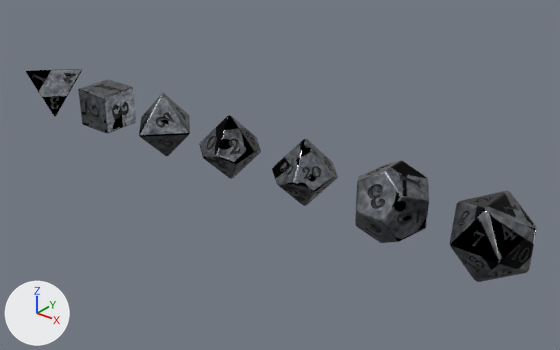
Before and after pictures for a commit that changed the glTF model public/dice/pewter.glb.
Both versions are drawn from a camera (50 mm lens) standing at (26.14, -40.36, 10.75) and looking at (11.24, -21.72, -0.81). Lighting does not change. The marker at lower left points along +X, +Y and +Z. The older version comes first. Vertices at exactly the same position are counted once.

The scene before the commit, as lines of its bpy script (objects in view):
```python
ob_d10 = bpy.data.objects.new('d10', me_pewter_d10_001)
ob_d10.location = (9.6, -22.4, 0.0)
ob_d100 = bpy.data.objects.new('d100', me_pewter_d100_001)
ob_d100.location = (12.8, -22.4, 0.0)
ob_d12 = bpy.data.objects.new('d12', me_pewter_d12_001)
ob_d12.location = (16.0, -22.4, 0.0)
ob_d20 = bpy.data.objects.new('d20', me_pewter_d20_001)
ob_d20.location = (19.2, -22.4, 0.0)
ob_d4 = bpy.data.objects.new('d4', me_pewter_d4_001)
ob_d4.location = (0.0, -22.4, 0.0)
ob_d6 = bpy.data.objects.new('d6', me_pewter_d6_001)
ob_d6.location = (3.2, -22.4, 0.0)
ob_d8 = bpy.data.objects.new('d8', me_pewter_d8_001)
ob_d8.location = (6.4, -22.4, 0.0)
```
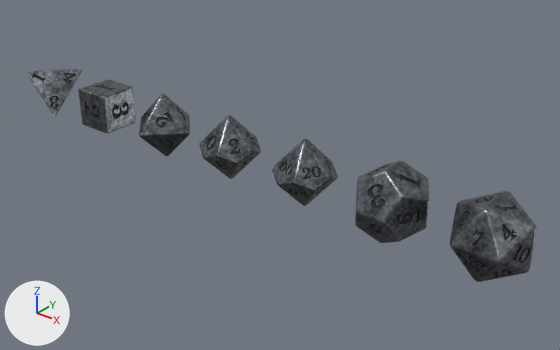
The change, as a list of edits to the scene's bpy script:
```text
Change me_pewter_d4_001:
    remove me_pewter_d4_001.from_pydata(...)  # 1524 vertices, 3044 faces; spans x -0.81..0.81, y -0.81..0.81, z -0.81..0.81
    add me_pewter_d4_001.from_pydata(...)  # 1660 vertices, 3316 faces; spans x -0.81..0.81, y -0.81..0.81, z -0.81..0.81
    me_pewter_d4_001 part 1: 24 vertices moved within x -0.8..0.8, y -0.8..0.8, z -0.8..0.8; 20 vertices removed from x -0.79..0.79, y -0.79..0.79, z -0.79..0.79; 156 vertices added at x -0.81..0.81, y -0.81..0.81, z -0.81..0.81
    me_pewter_d4_001 part 2: 2714 kept faces spanning x -0.81..0.81, y -0.81..0.81, z -0.81..0.81 get new texture (UV) coordinates
Change me_pewter_d6_001:
    remove me_pewter_d6_001.from_pydata(...)  # 998 vertices, 1992 faces; spans x -0.75..0.75, y -0.75..0.75, z -0.75..0.75
    add me_pewter_d6_001.from_pydata(...)  # 1270 vertices, 2536 faces; spans x -0.75..0.75, y -0.75..0.75, z -0.75..0.75
    me_pewter_d6_001 part 3: 96 vertices removed from x -0.74..0.74, y -0.74..0.74, z -0.74..0.74; 368 vertices added at x -0.75..0.75, y -0.75..0.75, z -0.75..0.75
    me_pewter_d6_001 part 4: 1575 kept faces spanning x -0.75..0.75, y -0.75..0.75, z -0.75..0.75 get new texture (UV) coordinates
Change me_pewter_d10_001:
    remove me_pewter_d10_001.from_pydata(...)  # 1682 vertices, 3360 faces; spans x -1.06..1.06, y -1.01..1.01, z -1.17..1.17
    add me_pewter_d10_001.from_pydata(...)  # 2134 vertices, 4264 faces; spans x -1.06..1.06, y -1.01..1.01, z -1.18..1.18
    me_pewter_d10_001 part 5: 51 vertices moved within x -1.06..0.87, y -1.01..1.01, z -1.17..1.16; 115 vertices removed from x -1.05..1.05, y -1.0..1.0, z -1.17..1.17; 567 vertices added at x -1.06..1.06, y -1.01..1.01, z -1.18..1.18
    me_pewter_d10_001 part 6: 2706 kept faces spanning x -1.05..1.05, y -1.0..1.0, z -1.17..1.15 get new texture (UV) coordinates
Change me_pewter_d12_001:
    remove me_pewter_d12_001.from_pydata(...)  # 2228 vertices, 4452 faces; spans x -1.2..1.2, y -1.2..1.2, z -1.2..1.2
    add me_pewter_d12_001.from_pydata(...)  # 2908 vertices, 5812 faces; spans x -1.2..1.2, y -1.2..1.2, z -1.2..1.2
    me_pewter_d12_001 part 7: 84 vertices removed from x -1.18..1.18, y -1.18..1.18, z -1.18..1.18; 764 vertices added at x -1.2..1.2, y -1.2..1.2, z -1.2..1.2
    me_pewter_d12_001 part 8: 3440 kept faces spanning x -1.2..1.2, y -1.2..1.2, z -1.2..1.2 get new texture (UV) coordinates
Change me_pewter_d20_001:
    remove me_pewter_d20_001.from_pydata(...)  # 3920 vertices, 7836 faces; spans x -1.14..1.14, y -1.14..1.14, z -1.14..1.14
    add me_pewter_d20_001.from_pydata(...)  # 4592 vertices, 9180 faces; spans x -1.14..1.14, y -1.14..1.14, z -1.14..1.14
    me_pewter_d20_001 part 9: 114 vertices moved within x -1.13..1.13, y -1.13..1.13, z -1.13..1.13; 212 vertices removed from x -1.14..1.14, y -1.14..1.14, z -1.14..1.14; 884 vertices added at x -1.14..1.14, y -1.14..1.14, z -1.14..1.14
    me_pewter_d20_001 part 10: 6882 kept faces spanning x -1.13..1.13, y -1.13..1.13, z -1.13..1.13 get new texture (UV) coordinates
Change me_pewter_d100_001:
    remove me_pewter_d100_001.from_pydata(...)  # 2776 vertices, 5548 faces; spans x -1.06..1.06, y -1.01..1.01, z -1.17..1.17
    add me_pewter_d100_001.from_pydata(...)  # 3228 vertices, 6452 faces; spans x -1.06..1.06, y -1.01..1.01, z -1.18..1.18
    me_pewter_d100_001 part 11: 51 vertices moved within x -1.06..0.87, y -1.01..1.01, z -1.17..1.16; 115 vertices removed from x -1.05..1.05, y -1.0..1.0, z -1.17..1.17; 567 vertices added at x -1.06..1.06, y -1.01..1.01, z -1.18..1.18
    me_pewter_d100_001 part 12: 4894 kept faces spanning x -1.05..1.05, y -1.0..1.0, z -1.17..1.15 get new texture (UV) coordinates
```

What differs and where, as boxes [x1, y1, x2, y2] in the pictures (560 x 350 px):
part 1 of me_pewter_d4_001, reshaped: after [26, 69, 82, 116]
part 2 of me_pewter_d4_001, surface changed: [26, 69, 81, 116] in both
part 3 of me_pewter_d6_001, reshaped: before [78, 82, 136, 134]; after [78, 79, 136, 134]
part 4 of me_pewter_d6_001, surface changed (lighter): [79, 80, 135, 132] in both
part 5 of me_pewter_d10_001, reshaped: [199, 115, 261, 179] in both
part 6 of me_pewter_d10_001, surface changed (black to grey): [200, 118, 261, 175] in both
part 7 of me_pewter_d12_001, reshaped: before [355, 161, 429, 243]; after [355, 160, 429, 243]
part 8 of me_pewter_d12_001, surface changed: [357, 161, 429, 241] in both
part 9 of me_pewter_d20_001, reshaped: [450, 191, 536, 282] in both
part 10 of me_pewter_d20_001, surface changed (black to grey): [451, 191, 535, 280] in both
part 11 of me_pewter_d100_001, reshaped: [272, 139, 338, 206] in both
part 12 of me_pewter_d100_001, surface changed: [273, 141, 334, 203] in both
